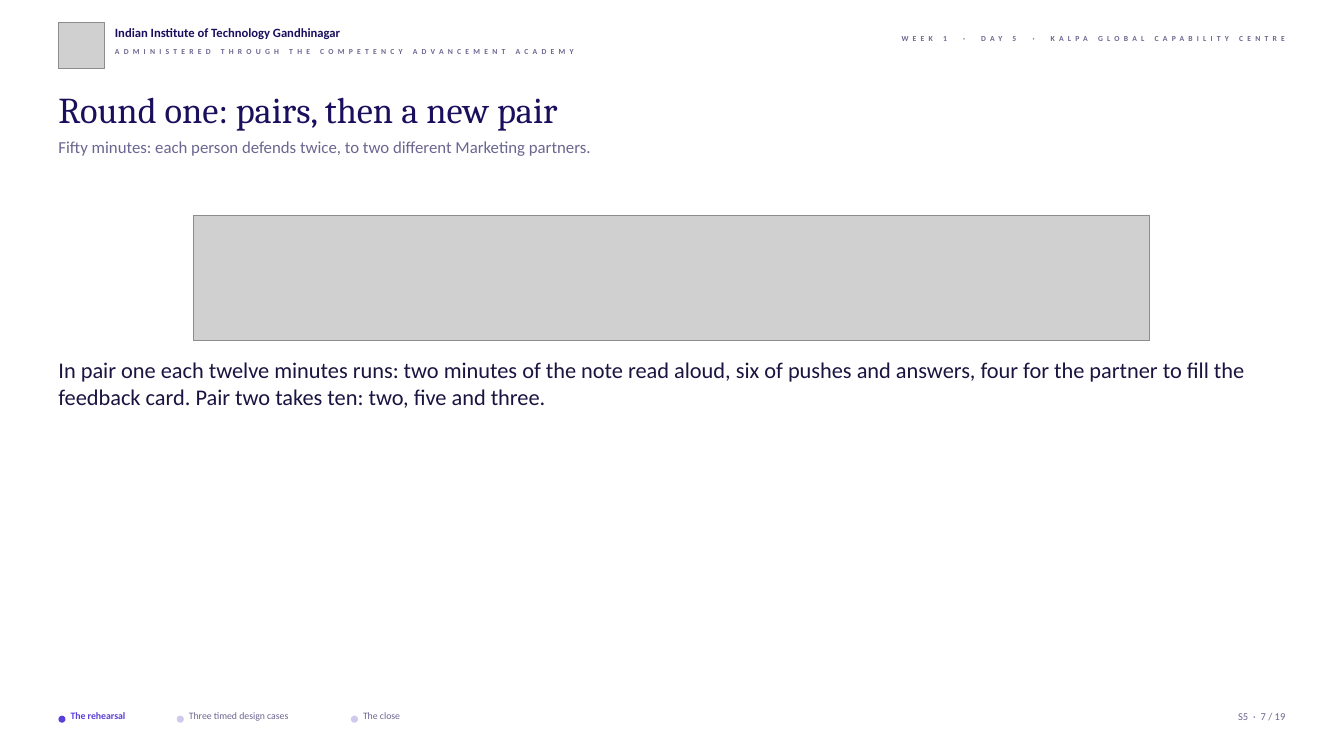
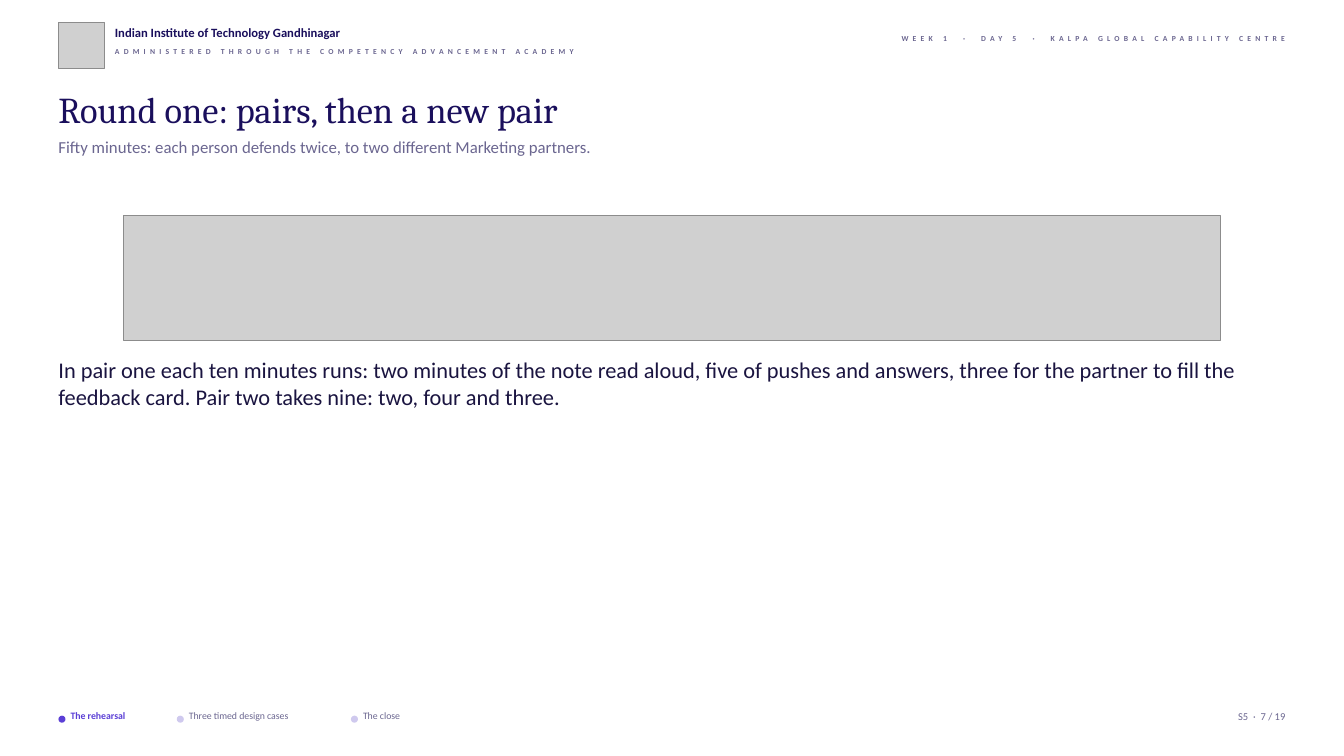
Before and after one commit to fde-academy-lab/c2-content-factory, a slide deck: slide 7 of content/W01/D5/slides/C2_W01_D05_rehearsal_STUDENT.pptx. Drawn at 1344x756 pixels with LibreOffice and Linux fonts; fonts in the diff are those of the drawing; grey boxes stand for pictures; background and template pictures are left out. Boxes give left, top, right and bottom in pixels: in the first picture for what was removed or moved away, otherwise in the second. Text is boxed around its words. In the diff, an @@ line names an element or a change of style, - is before the commit and + after.

```diff
--- a/content/W01/D5/slides/C2_W01_D05_rehearsal_STUDENT.pptx
+++ b/content/W01/D5/slides/C2_W01_D05_rehearsal_STUDENT.pptx
@@ picture resized from (x1=194, y1=216, x2=1149, y2=340) to (x1=124, y1=216, x2=1221, y2=340) @@
@@ text at (x1=58, y1=362, x2=1234, y2=408): text changed @@
-In pair one each twelve minutes runs: two minutes of the note read aloud, six of pushes and answers, four for the partner to fill the feedback card. Pair two takes ten: two, five and three.
+In pair one each ten minutes runs: two minutes of the note read aloud, five of pushes and answers, three for the partner to fill the feedback card. Pair two takes nine: two, four and three.
```
Also in this commit, not shown: 7 other slides changed, 4 other files.
